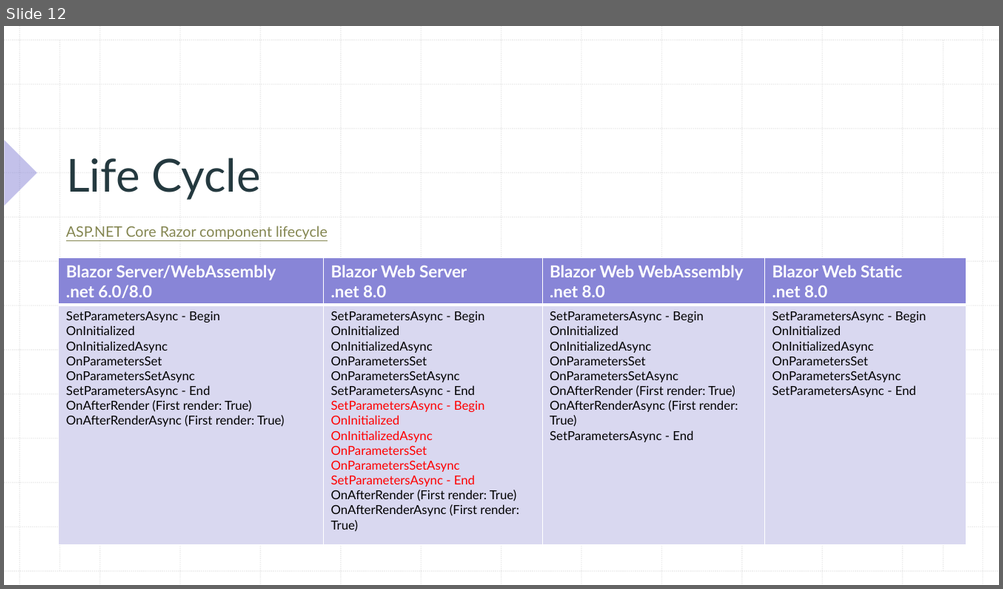
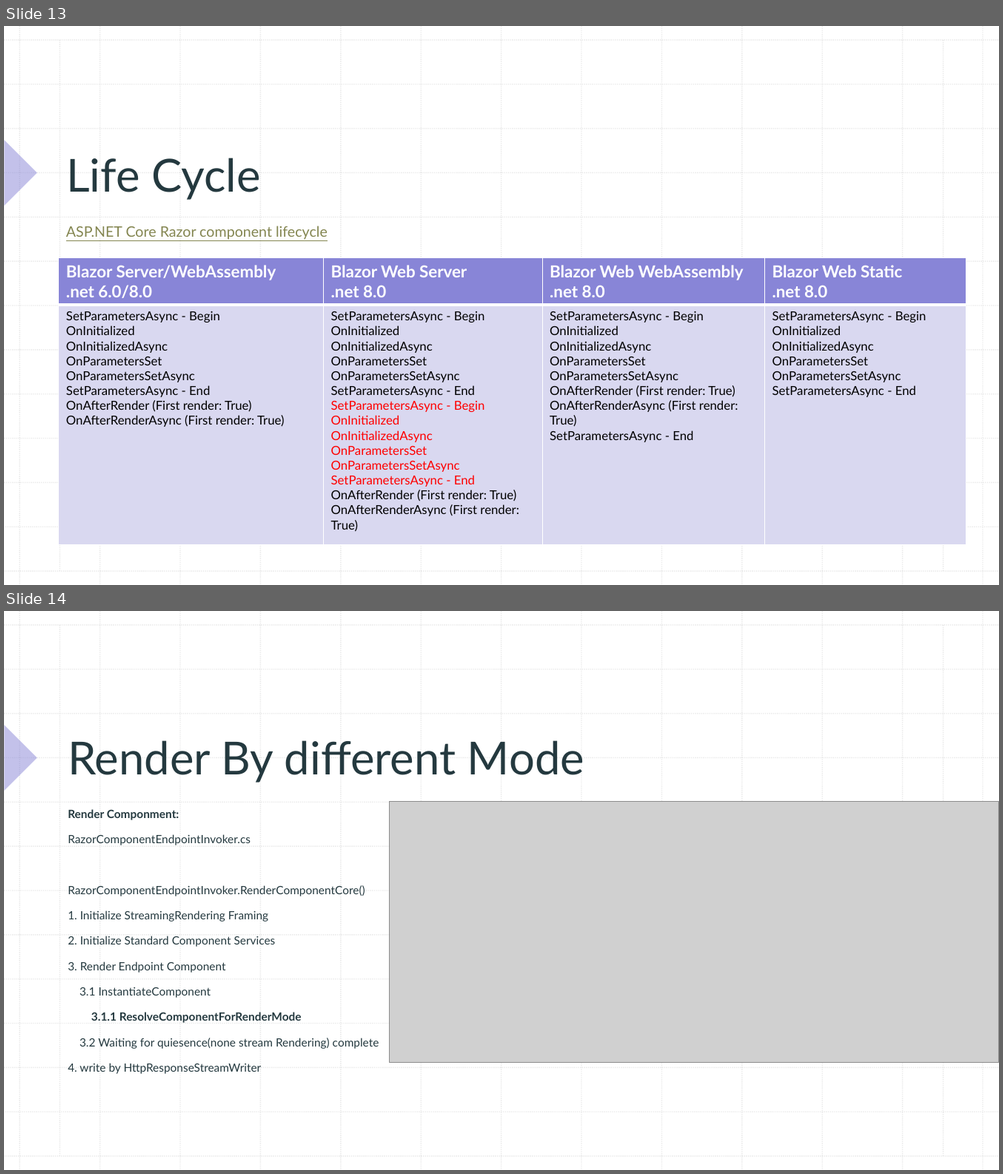
Before and after one commit to xccu/NetCore-Demo, a slide deck: Blazor in .net 8.pptx. Shown one above the other, each under a label of ours: slide 12 before the commit, slides 13 and 14 after it. The pictures are 1003x589 and 1003x1174 pixels, drawn with LibreOffice and Linux fonts; fonts in the diff are those of the drawing; grey boxes stand for pictures. Boxes give left, top, right and bottom in pixels: in the first picture for what was removed or moved away, otherwise in the second. Text is boxed around its words. In the diff, an @@ line names an element or a change of style, - is before the commit and + after.

```diff
--- a/Blazor in .net 8.pptx
+++ b/Blazor in .net 8.pptx
@@ slide 14 added at <box>4,611,999,1170</box>, background #FFFFFF; not listed: 29 template elements that a slide beside it also shows @@
@@ title added at <box>68,741,584,783</box>, 44 pt, text #24393F @@
+Render By different Mode
@@ text added at <box>68,809,379,1074</box>, 11 pt, text #24393F @@
+Render Componment:
+RazorComponentEndpointInvoker.cs
+RazorComponentEndpointInvoker.RenderComponentCore()
+1. Initialize StreamingRendering Framing
+2. Initialize Standard Component Services
+3. Render Endpoint Component
+3.1 InstantiateComponent
+3.1.1 ResolveComponentForRenderMode
+3.2 Waiting for quiesence(none stream Rendering) complete
+4. write by HttpResponseStreamWriter
@@ picture added at <box>390,802,999,1063</box> @@
@@ what was slide 12 is now slide 13 @@
```
Also in this commit, not shown: 3 slides changed, 3 other slides added, 3 other files.
